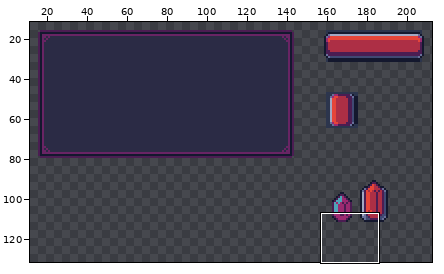
A pixel-art file gets an edit: repurpose/assets/sprites/ui/ui.aseprite. The first picture is a wide view before the edit; the outline marks the close-up.
Close-up. First the earlier version:
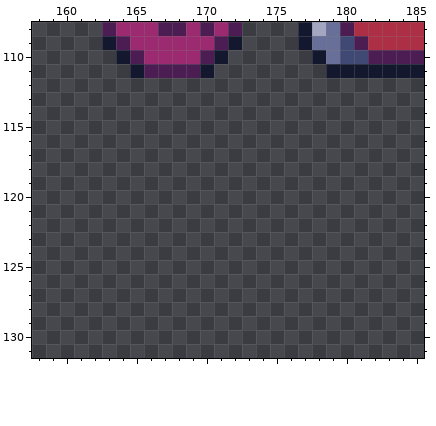
512x512 pixels, 1 frame. Shown: x 158..185, y 108..131. The wide view leaves out empty margins.
Once edited:
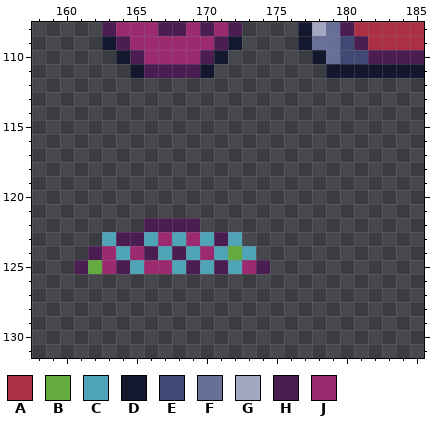
Palette (. is transparent): A #ad2f45  B #63ab3f  C #4fa4b8  D #14182e  E #404973  F #686f99  G #a3a7c2  H #4b1d52  J #9c2a70
The edit:
{"y":122,"x":166,"old":"....","new":"HHHH"}
{"y":123,"x":163,"old":"..........","new":"CHHCJCJCHC"}
{"y":124,"x":162,"old":"............","new":"HJCJHCHCJCBC"}
{"y":125,"x":161,"old":"..............","new":"HBJHCJJCHCHCJH"}
{"label":"added","picture_box":[74,218,270,274]}
